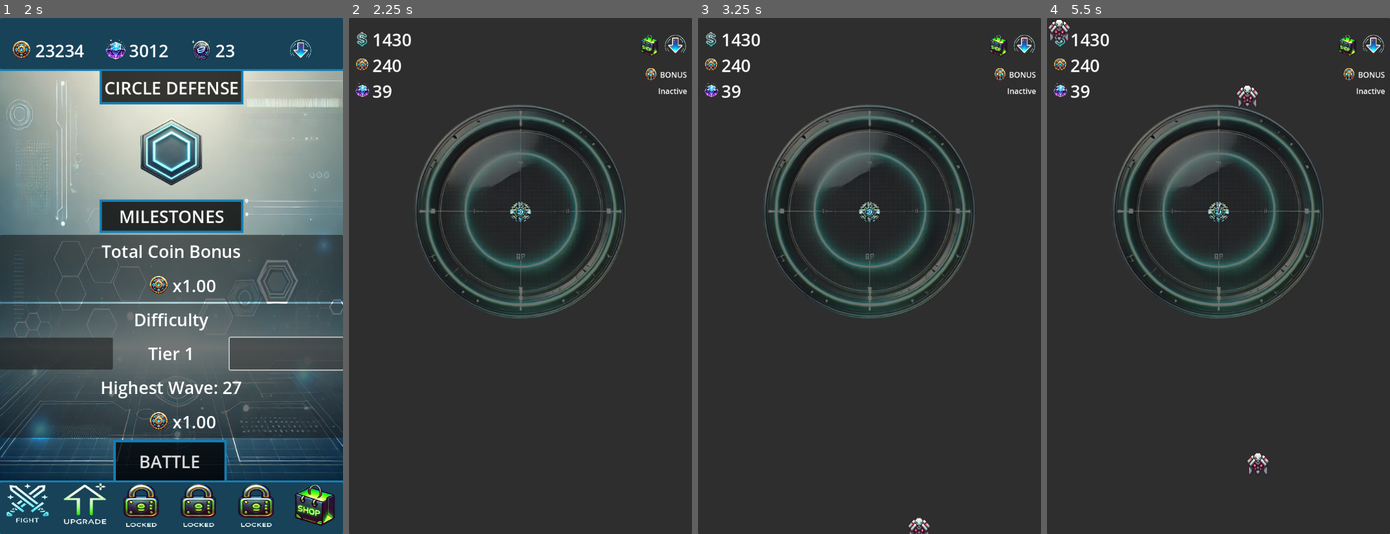
Above: before the commit, frames 1-4 (left to right).
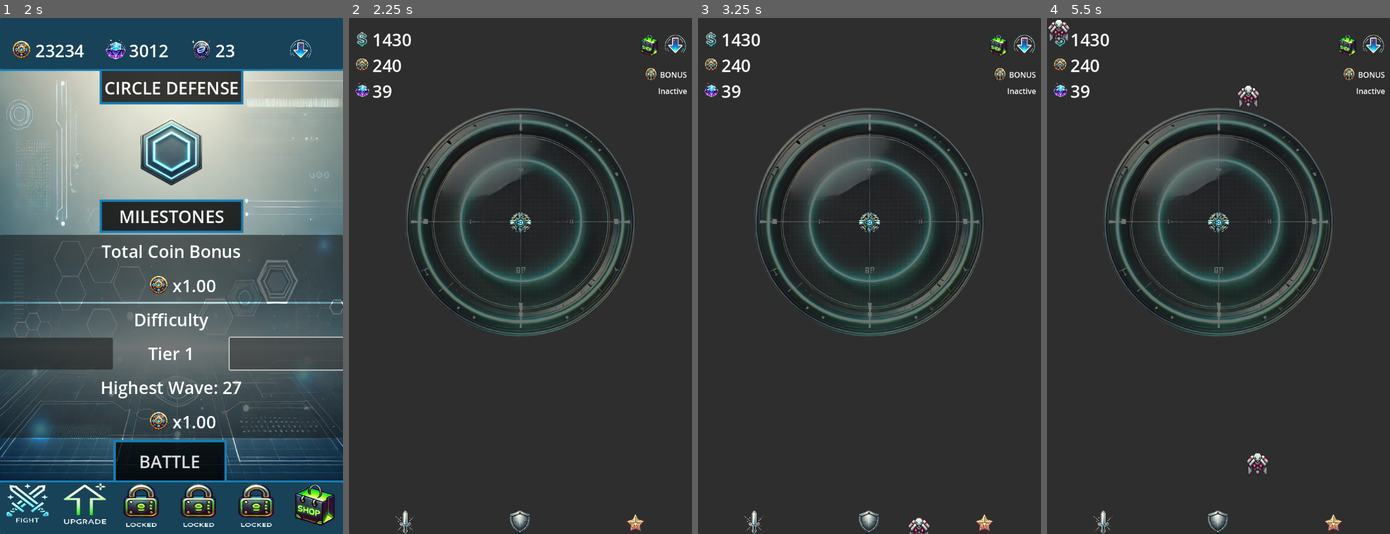
Above: after the commit, the same moments.

Repository: ascyrax/circle-defence
Game: Godot game, scene res://main.tscn
The game is run twice, just before and just after one commit, with the same random seed, the same clock (stepped at 60 frames per second) and the same inputs.
Inputs (mouse positions are in pixels of both pictures, inside the frame that each line leads up to):
- Up to frame 1 (2 s): click (54, 353) at 0.5 s; click (284, 353) at 1.25 s
- Up to frame 2 (2.25 s): click "BATTLE" at 2 s
- Up to frame 3 (3.25 s): tap Enter at 2.75 s
- Up to frame 4 (5.5 s): no input

Frame 1 is identical in both runs. In frame 2, 8.6% of the frame differs, in the area x 13-86%, y 16-100%; in frame 3, 8.6%; in frame 4, 9.0%, in the area x 0-86%, y 0-100%.

Commit message:
bottom upgrade nav added

Diff:
--- /dev/null
+++ b/attack_upgrades.tscn
@@ -0,0 +1,243 @@
+[gd_scene format=3 uid="uid://bi2247ypwfyr6"]
+
+[node name="AttackUpgrades" type="Control"]
+layout_mode = 3
+anchors_preset = 15
+anchor_right = 1.0
+anchor_bottom = 1.0
+grow_horizontal = 2
+grow_vertical = 2
+
+[node name="ScrollContainer" type="ScrollContainer" parent="."]
+layout_mode = 1
+anchors_preset = 15
+anchor_right = 1.0
+anchor_bottom = 1.0
+offset_top = 1.0
+offset_bottom = 1.0
+grow_horizontal = 2
+grow_vertical = 2
+
+[node name="VBoxContainer" type="VBoxContainer" parent="ScrollContainer"]
+layout_mode = 2
+size_flags_horizontal = 3
+size_flags_vertical = 3
+
+[node name="Attack" type="HBoxContainer" parent="ScrollContainer/VBoxContainer"]
+layout_mode = 2
+size_flags_vertical = 3
+
+[node name="Damage" type="HBoxContainer" parent="ScrollContainer/VBoxContainer/Attack"]
+layout_mode = 2
+size_flags_horizontal = 3
+
+[node name="Title" type="Label" parent="ScrollContainer/VBoxContainer/Attack/Damage"]
+layout_mode = 2
+size_flags_horizontal = 3
+size_flags_vertical = 1
+theme_override_font_sizes/font_size = 36
+text = "Damage"
+horizontal_alignment = 1
+vertical_alignment = 1
+
+[node name="VBoxContainer" type="VBoxContainer" parent="ScrollContainer/VBoxContainer/Attack/Damage"]
+layout_mode = 2
+size_flags_horizontal = 3
+
+[node name="Value" type="Label" parent="ScrollContainer/VBoxContainer/Attack/Damage/VBoxContainer"]
+layout_mode = 2
+size_flags_vertical = 3
+theme_override_font_sizes/font_size = 36
+text = "13
+"
+horizontal_alignment = 1
+vertical_alignment = 1
+
+[node name="UpgradeCost" type="Label" parent="ScrollContainer/VBoxContainer/Attack/Damage/VBoxContainer"]
+layout_mode = 2
+size_flags_vertical = 3
+theme_override_font_sizes/font_size = 36
+text = "$ 10"
+horizontal_alignment = 1
+vertical_alignment = 1
+
+[node name="AttackSpeed" type="HBoxContainer" parent="ScrollContainer/VBoxContainer/Attack"]
+layout_mode = 2
+size_flags_horizontal = 3
+
+[node name="Title" type="Label" parent="ScrollContainer/VBoxContainer/Attack/AttackSpeed"]
+layout_mode = 2
+size_flags_horizontal = 3
+size_flags_vertical = 1
+theme_override_font_sizes/font_size = 36
+text = "Attack
+Speed"
+horizontal_alignment = 1
+vertical_alignment = 1
+
+[node name="VBoxContainer" type="VBoxContainer" parent="ScrollContainer/VBoxContainer/Attack/AttackSpeed"]
+layout_mode = 2
+size_flags_horizontal = 3
+
+[node name="Value" type="Label" parent="ScrollContainer/VBoxContainer/Attack/AttackSpeed/VBoxContainer"]
+layout_mode = 2
+size_flags_vertical = 3
+theme_override_font_sizes/font_size = 36
+text = "1.10"
+horizontal_alignment = 1
+vertical_alignment = 1
+
+[node name="UpgradeCost" type="Label" parent="ScrollContainer/VBoxContainer/Attack/AttackSpeed/VBoxContainer"]
+layout_mode = 2
+size_flags_vertical = 3
+theme_override_font_sizes/font_size = 36
+text = "$ 5
+"
+horizontal_alignment = 1
+vertical_alignment = 1
+
+[node name="Critical" type="HBoxContainer" parent="ScrollContainer/VBoxContainer"]
+layout_mode = 2
+size_flags_vertical = 3
+
+[node name="CriticalChance" type="HBoxContainer" parent="ScrollContainer/VBoxContainer/Critical"]
+layout_mode = 2
+size_flags_horizontal = 3
+
+[node name="Title" type="Label" parent="ScrollContainer/VBoxContainer/Critical/CriticalChance"]
+layout_mode = 2
+size_flags_horizontal = 3
+size_flags_vertical = 1
+theme_override_font_sizes/font_size = 36
+text = "Critical
+Chance"
+horizontal_alignment = 1
+vertical_alignment = 1
+
+[node name="VBoxContainer" type="VBoxContainer" parent="ScrollContainer/VBoxContainer/Critical/CriticalChance"]
+layout_mode = 2
+size_flags_horizontal = 3
+
+[node name="Value" type="Label" parent="ScrollContainer/VBoxContainer/Critical/CriticalChance/VBoxContainer"]
+layout_mode = 2
+size_flags_vertical = 3
+theme_override_font_sizes/font_size = 36
+text = "1.00%"
+horizontal_alignment = 1
+vertical_alignment = 1
+
+[node name="UpgradeCost" type="Label" parent="ScrollContainer/VBoxContainer/Critical/CriticalChance/VBoxContainer"]
+layout_mode = 2
+size_flags_vertical = 3
+theme_override_font_sizes/font_size = 36
+text = "$ 4"
+horizontal_alignment = 1
+vertical_alignment = 1
+
+[node name="AttackSpeed" type="HBoxContainer" parent="ScrollContainer/VBoxContainer/Critical"]
+layout_mode = 2
+size_flags_horizontal = 3
+
+[node name="Title" type="Label" parent="ScrollContainer/VBoxContainer/Critical/AttackSpeed"]
+layout_mode = 2
+size_flags_horizontal = 3
+size_flags_vertical = 1
+theme_override_font_sizes/font_size = 36
+text = "Critical
+Factor"
+horizontal_alignment = 1
+vertical_alignment = 1
+
+[node name="VBoxContainer" type="VBoxContainer" parent="ScrollContainer/VBoxContainer/Critical/AttackSpeed"]
+layout_mode = 2
+size_flags_horizontal = 3
+
+[node name="Value" type="Label" parent="ScrollContainer/VBoxContainer/Critical/AttackSpeed/VBoxContainer"]
+layout_mode = 2
+size_flags_vertical = 3
+theme_override_font_sizes/font_size = 36
+text = "x1.20"
+horizontal_alignment = 1
+vertical_alignment = 1
+
+[node name="UpgradeCost" type="Label" parent="ScrollContainer/VBoxContainer/Critical/AttackSpeed/VBoxContainer"]
+layout_mode = 2
+size_flags_vertical = 3
+theme_override_font_sizes/font_size = 36
+text = "$ 10
+"
+horizontal_alignment = 1
+vertical_alignment = 1
+
+[node name="Range" type="HBoxContainer" parent="ScrollContainer/VBoxContainer"]
+layout_mode = 2
+size_flags_vertical = 3
+
+[node name="Range" type="HBoxContainer" parent="ScrollContainer/VBoxContainer/Range"]
+layout_mode = 2
+size_flags_horizontal = 3
+
+[node name="Title" type="Label" parent="ScrollContainer/VBoxContainer/Range/Range"]
+layout_mode = 2
+size_flags_horizontal = 3
+size_flags_vertical = 1
+theme_override_font_sizes/font_size = 36
+text = "Range"
+horizontal_alignment = 1
+vertical_alignment = 1
+
+[node name="VBoxContainer" type="VBoxContainer" parent="ScrollContainer/VBoxContainer/Range/Range"]
+layout_mode = 2
+size_flags_horizontal = 3
+
+[node name="Value" type="Label" parent="ScrollContainer/VBoxContainer/Range/Range/VBoxContainer"]
+layout_mode = 2
+size_flags_vertical = 3
+theme_override_font_sizes/font_size = 36
+text = "30.00m"
+horizontal_alignment = 1
+vertical_alignment = 1
+
+[node name="UpgradeCost" type="Label" parent="ScrollContainer/VBoxContainer/Range/Range/VBoxContainer"]
+layout_mode = 2
+size_flags_vertical = 3
+theme_override_font_sizes/font_size = 36
+text = "$ 10"
+horizontal_alignment = 1
+vertical_alignment = 1
+
+[node name="DamagePerMeter" type="HBoxContainer" parent="ScrollContainer/VBoxContainer/Range"]
+layout_mode = 2
+size_flags_horizontal = 3
+
+[node name="Title" type="Label" parent="ScrollContainer/VBoxContainer/Range/DamagePerMeter"]
+layout_mode = 2
+size_flags_horizontal = 3
+size_flags_vertical = 1
+theme_override_font_sizes/font_size = 36
+text = "Damage
+/
+Meter"
+horizontal_alignment = 1
+vertical_alignment = 1
+
+[node name="VBoxContainer" type="VBoxContainer" parent="ScrollContainer/VBoxContainer/Range/DamagePerMeter"]
+layout_mode = 2
+size_flags_horizontal = 3
+
+[node name="Value" type="Label" parent="ScrollContainer/VBoxContainer/Range/DamagePerMeter/VBoxContainer"]
+layout_mode = 2
+size_flags_vertical = 3
+theme_override_font_sizes/font_size = 36
+text = "x1.0000/m"
+horizontal_alignment = 1
+vertical_alignment = 1
+
+[node name="UpgradeCost" type="Label" parent="ScrollContainer/VBoxContainer/Range/DamagePerMeter/VBoxContainer"]
+layout_mode = 2
+size_flags_vertical = 3
+theme_override_font_sizes/font_size = 36
+text = "$ 30
+"
+horizontal_alignment = 1
+vertical_alignment = 1
--- a/bullet.gd
+++ b/bullet.gd
@@ -1,6 +1,6 @@
 extends Node2D
 
-@export var speed: float = 250.0
+@export var speed: float = 400.0
 var direction:Vector2 = Vector2.ZERO
 var targetEnemey: Area2D
 var damage: float
--- a/gamePlay.gd
+++ b/gamePlay.gd
@@ -10,8 +10,9 @@
 func _ready() -> void:
 	# Defer the size calculation to ensure layout is finalized
 	call_deferred("_spawn_shooter")
-	call_deferred("_set_shooter_range_scale")
+	#call_deferred("_set_shooter_range_scale")
 	call_deferred("spawn_enemies")
+	call_deferred("_render_upgrade_window")
 
 func _spawn_shooter():
 	var shooterInstance = shooterScene.instantiate() as Node2D
--- a/gamePlay.tscn
+++ b/gamePlay.tscn
@@ -8,6 +8,9 @@
 [ext_resource type="Texture2D" uid="uid://ddtkfpdvmx0q" path="res://art/gemNoBg.png" id="4_lo21e"]
 [ext_resource type="Texture2D" uid="uid://cji3iguujymve" path="res://art/shopNoBg.png" id="5_ktxhp"]
 [ext_resource type="Texture2D" uid="uid://d2wawuxpe7yre" path="res://art/dropdownNoBg.png" id="6_i4elw"]
+[ext_resource type="Texture2D" uid="uid://dab6v7qh8jrbw" path="res://art/menuIcons/attackNoBg.png" id="9_3op3i"]
+[ext_resource type="Texture2D" uid="uid://db8pvuymvargn" path="res://art/menuIcons/defenseNoBg.png" id="10_jb71w"]
+[ext_resource type="Texture2D" uid="uid://dntv0ifkwehxi" path="res://art/menuIcons/specialNoBg.png" id="11_m7p7c"]
 
 [node name="GamePlay" type="Control"]
 layout_mode = 3
@@ -164,32 +167,43 @@
 [node name="GamePlayNode" type="Control" parent="Panel/VBoxContainer"]
 layout_mode = 2
 size_flags_vertical = 3
-size_flags_stretch_ratio = 4.5
-
-[node name="VBoxContainer" type="VBoxContainer" parent="Panel/VBoxContainer"]
-layout_mode = 2
-size_flags_vertical = 3
-size_flags_stretch_ratio = 4.5
-
-[node name="Ad_Speed" type="HBoxContainer" parent="Panel/VBoxContainer/VBoxContainer"]
-layout_mode = 2
-
-[node name="Player_Wave" type="HBoxContainer" parent="Panel/VBoxContainer/VBoxContainer"]
-layout_mode = 2
-
-[node name="Upgrade Type" type="Label" parent="Panel/VBoxContainer/VBoxContainer"]
-layout_mode = 2
-
-[node name="Row 1" type="HBoxContainer" parent="Panel/VBoxContainer/VBoxContainer"]
-layout_mode = 2
-
-[node name="Row 2" type="HBoxContainer" parent="Panel/VBoxContainer/VBoxContainer"]
-layout_mode = 2
-
-[node name="Row 3" type="HBoxContainer" parent="Panel/VBoxContainer/VBoxContainer"]
-layout_mode = 2
-
-[node name="NavUpgrade" type="HBoxContainer" parent="Panel/VBoxContainer/VBoxContainer"]
-layout_mode = 2
+size_flags_stretch_ratio = 5.0
+
+[node name="Details" type="HBoxContainer" parent="Panel/VBoxContainer"]
+layout_mode = 2
+size_flags_vertical = 3
+
+[node name="UpgradeAttributes" type="VBoxContainer" parent="Panel/VBoxContainer"]
+layout_mode = 2
+size_flags_vertical = 3
+size_flags_stretch_ratio = 2.5
+
+[node name="UpgradeNav" type="HBoxContainer" parent="Panel/VBoxContainer"]
+layout_mode = 2
+size_flags_vertical = 3
+size_flags_stretch_ratio = 0.5
+
+[node name="Attack" type="TextureRect" parent="Panel/VBoxContainer/UpgradeNav"]
+custom_minimum_size = Vector2(50, 50)
+layout_mode = 2
+size_flags_horizontal = 6
+size_flags_vertical = 4
+texture = ExtResource("9_3op3i")
+expand_mode = 1
+
+[node name="Defense" type="TextureRect" parent="Panel/VBoxContainer/UpgradeNav"]
+custom_minimum_size = Vector2(50, 50)
+layout_mode = 2
+size_flags_horizontal = 6
+size_flags_vertical = 4
+texture = ExtResource("10_jb71w")
+expand_mode = 1
+
+[node name="Special" type="TextureRect" parent="Panel/VBoxContainer/UpgradeNav"]
+custom_minimum_size = Vector2(50, 50)
+layout_mode = 2
+size_flags_horizontal = 6
+texture = ExtResource("11_m7p7c")
+expand_mode = 1
 
 [node name="EnemySpawner" type="Node2D" parent="Panel/VBoxContainer"]
Binary file added: art/menuIcons/attack.png
Not shown, added: art/menuIcons/attack.png.import
Binary file added: art/menuIcons/attack.webp
Not shown, added: art/menuIcons/attack.webp.import
Binary file added: art/menuIcons/attackNoBg.png
Not shown, added: art/menuIcons/attackNoBg.png.import
Binary file added: art/menuIcons/defense.png
Not shown, added: art/menuIcons/defense.png.import
Binary file added: art/menuIcons/defense.webp
Not shown, added: art/menuIcons/defense.webp.import
Binary file added: art/menuIcons/defenseNoBg.png
Not shown, added: art/menuIcons/defenseNoBg.png.import
(and 8 more such lines)
